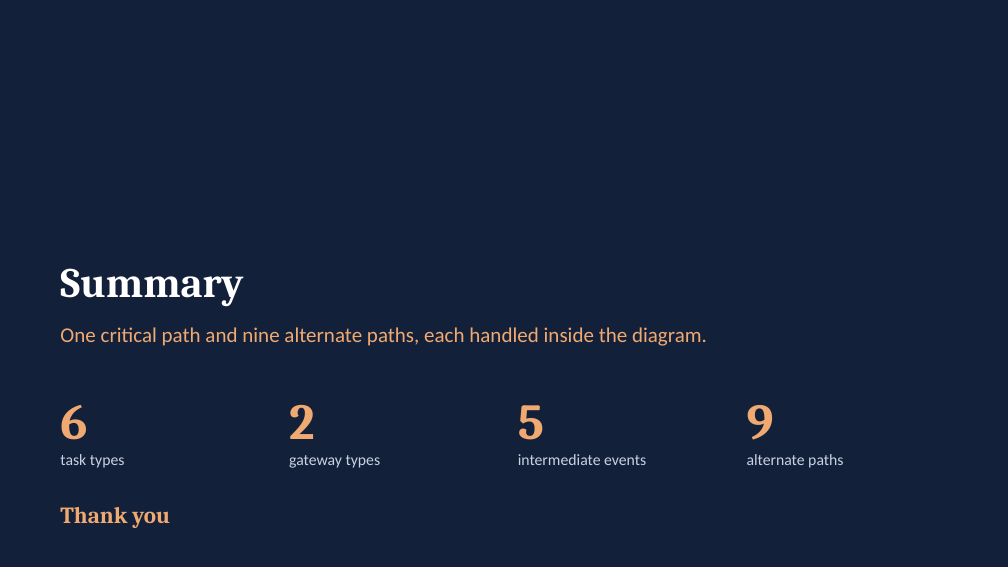
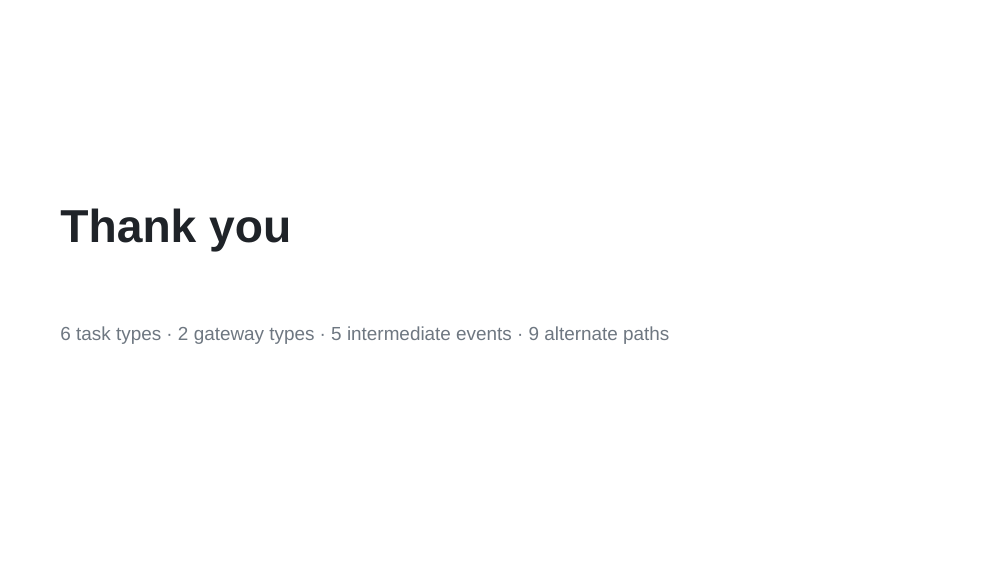
Before and after one commit to NoThisIsVIN/WFA_Assignment, a slide deck: slide 9 of Assignment2_Logistics/Logistics_Presentation.pptx. Drawn at 1008x567 pixels with LibreOffice and Linux fonts; fonts in the diff are those of the drawing. Boxes give left, top, right and bottom in pixels: in the first picture for what was removed or moved away, otherwise in the second. Text is boxed around its words. In the diff, an @@ line names an element or a change of style, - is before the commit and + after.

```diff
--- a/Assignment2_Logistics/Logistics_Presentation.pptx
+++ b/Assignment2_Logistics/Logistics_Presentation.pptx
@@ background #13203A to #FFFFFF @@
@@ title at (60,208,291,252): text changed; size 40 to 44 pt; font Cambria to Arial; text colour #FFFFFF to #1F2328 @@
-Summary
+Thank you
@@ title "Thank you" at (60,208,291,252): vertical alignment bottom to top @@
@@ text at (60,326,669,344): text changed; size 20 to 18 pt; font Calibri to Arial; text colour #F0A970 to #6E7781 @@
-One critical path and nine alternate paths, each handled inside the diagram.
+6 task types · 2 gateway types · 5 intermediate events · 9 alternate paths
@@ text removed at (60,405,125,468) @@
-6
-task types
@@ text removed at (289,405,381,468) @@
-2
-gateway types
@@ text removed at (518,405,646,465) @@
-5
-intermediate events
@@ text removed at (747,405,843,468) @@
-9
-alternate paths
@@ text removed at (60,507,170,528) @@
-Thank you
```
Also in this commit, not shown: 7 other slides changed, 1 slide added, 1 slide removed, 2 other files.
